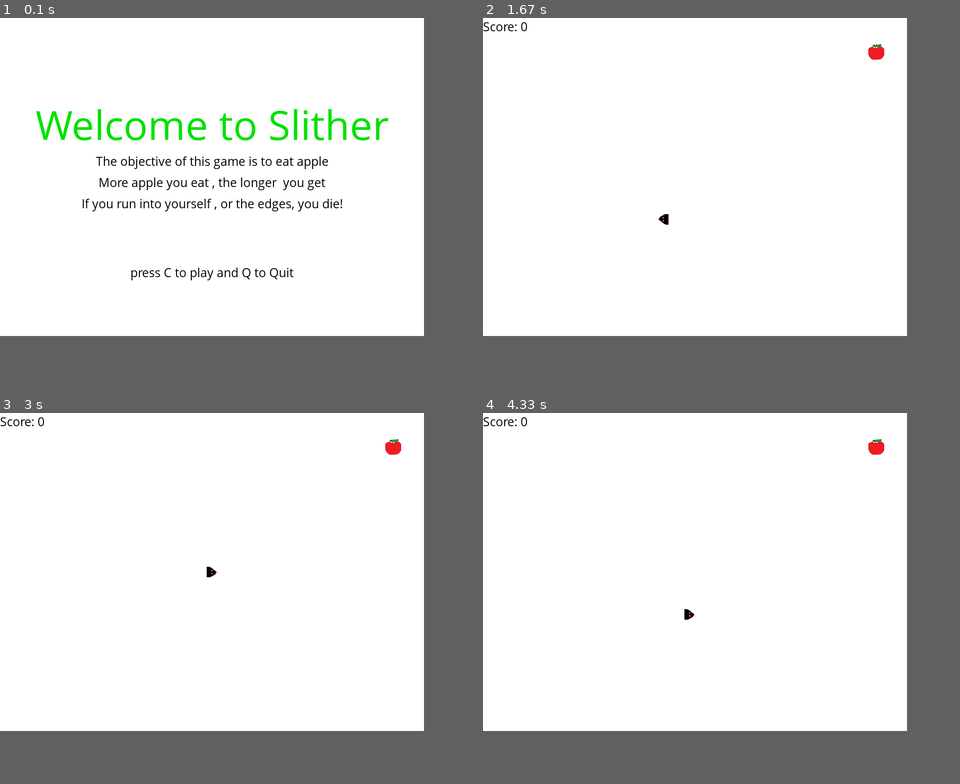
Above: before the commit, frames 1-4 (two rows, left to right).
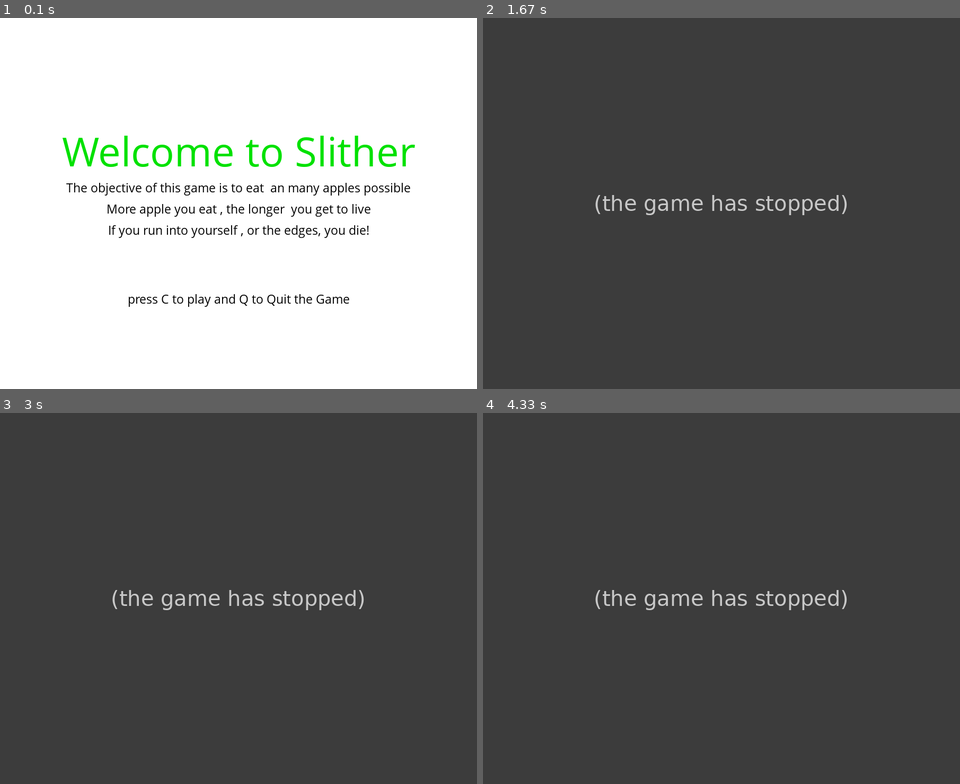
Above: after the commit, the same moments.

Repository: virenderox/Snake_Game
Game: pygame game, started from pygame_snake.py
The game is run twice, just before and just after one commit, with the same random seed, the same clock (stepped at 60 frames per second) and the same inputs.
Inputs:
- Up to frame 1 (0.1 s): no input
- Up to frame 2 (1.67 s): tap C at 0.33 s; hold Left 0.67-1.2 s; hold Down 1.23-1.53 s; hold Left from 1.57 s (still down)
- Up to frame 3 (3 s): release Left at 1.97 s; hold Up 2-2.37 s; hold Right from 2.4 s (still down)
- Up to frame 4 (4.33 s): release Right at 3.03 s; hold Down 3.07-3.43 s; hold Left 3.47-3.93 s; hold Right from 3.97 s (still down)
In our replay, the window is 800x600 before the commit and 900x700 after it. These sizes can differ from the game's own. Grey fills any space a smaller window leaves; there, only what the larger window draws over its background counts as a difference.

The runs differ from the first frame. In frame 1, 6.4% of the frame differs, in the area x 7-87%, y 24-78%; in frame 2, 76%, in the area x 0-89%, y 0-86%; in frame 3, 76%; in frame 4, 76%.
After the commit the program exited at 0.4 s; later frames show no game.

Commit message:
Update pygame_snake.py

Diff:
--- a/pygame_snake.py
+++ b/pygame_snake.py
@@ -1,6 +1,7 @@
 import pygame
 import time
 import random
+
 pygame.init()
 apple_eat =  pygame.mixer.Sound("apple_eat.Wav")
 pygame.mixer.music.load("apple_music.mp3")
@@ -8,9 +9,9 @@
 black = (0,0,0)
 red = (255,0,0)
 green = (0 , 225 ,0)
-display_width = 800
-display_height = 600
-Applethickness = 30
+display_width = 900
+display_height = 700
+Applethickness = 40
 block_size = 20
 direction = "right"
 gamedisplay = pygame.display.set_mode((display_width,display_height))
@@ -48,10 +49,10 @@
 
         gamedisplay.fill(white)
         message_to_screen("Welcome to Slither", green, -100 ,"large")
-        message_to_screen("The objective of this game is to eat apple", black, -30 )
-        message_to_screen("More apple you eat , the longer  you get", black, 10 )
+        message_to_screen("The objective of this game is to eat  an many apples possible", black, -30 )
+        message_to_screen("More apple you eat , the longer  you get to live", black, 10 )
         message_to_screen("If you run into yourself , or the edges, you die!", black, 50 )
-        message_to_screen("press C to play and Q to Quit", black, 180 )
+        message_to_screen("press C to play and Q to Quit the Game", black, 180 )
         pygame.display.update()
         clock.tick(15)
 
@@ -90,7 +91,7 @@
     driection = "right"
     randapplex = round(random.randint(0,display_width-Applethickness ))#/10.0)*10.0
     randappley = round(random.randint(0,display_height-Applethickness ))#/10.0)*10.0
-    gameExit = False
+    gameExit = True
     gameOver = False
     lead_x = display_width/2
     lead_y = display_height/2
@@ -127,7 +128,7 @@
                     lead_y_change = 0
                 elif event.key == pygame.K_RIGHT:
                     direction = "right"
-                    lead_x_change = 10
+                    lead_x_change = 0
                     lead_y_change = 0
 
                 elif event.key == pygame.K_UP:
@@ -172,7 +173,7 @@
                 randappley = round(random.randint(0,display_height-Applethickness ))#/10.0)*10.0
                 snakelength+=1
 
-        clock.tick(20)
+        clock.tick(21)
 
 ##    message_to_screen("You Lose",red)
 ##    pygame.display.update()
